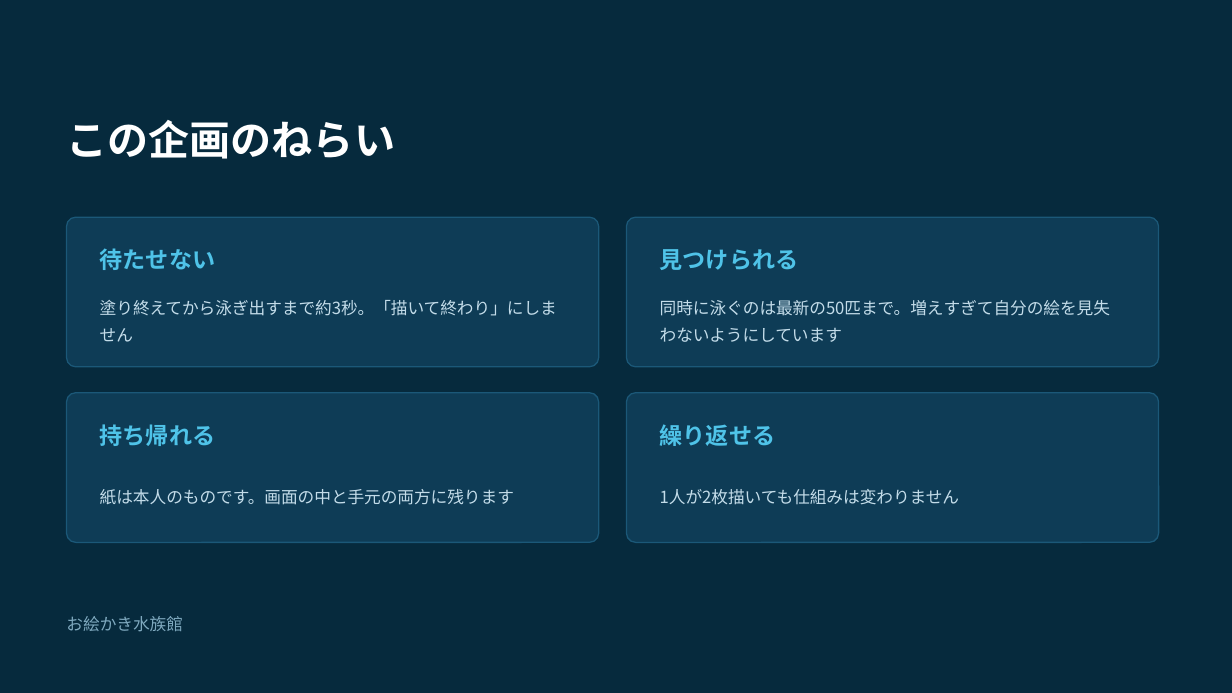
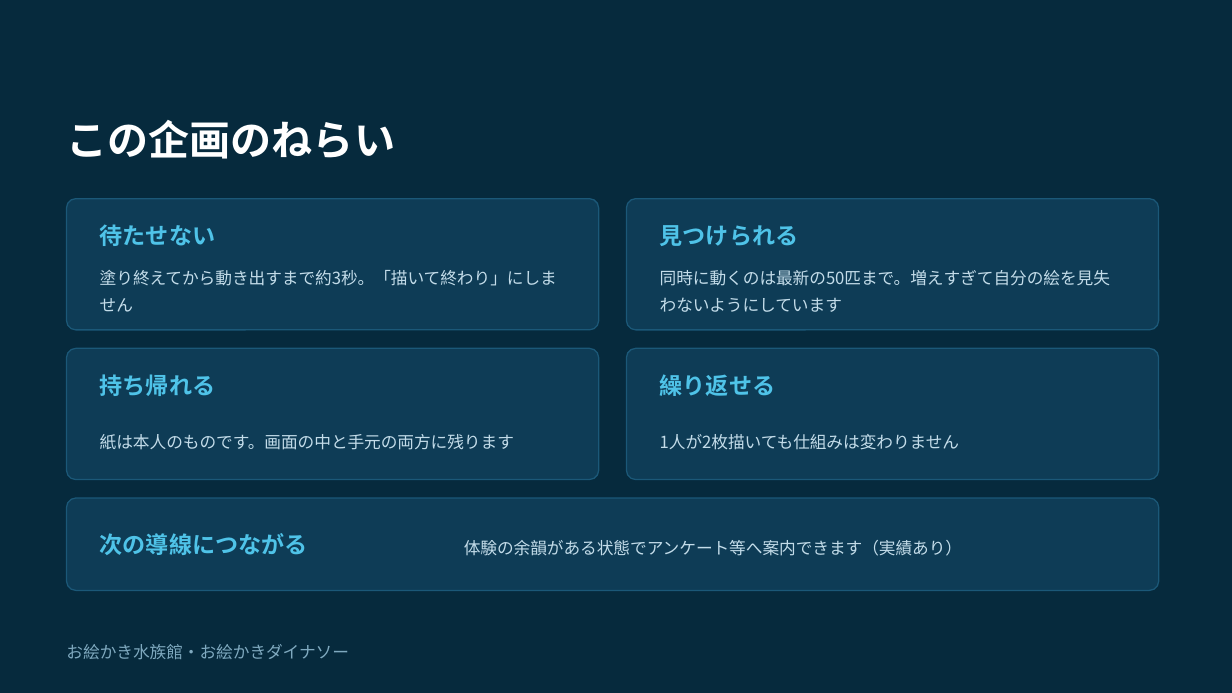
Before and after one commit to manakikido-jpg/PaintingsAquarium, a slide deck: slide 12 of docs/お絵かき水族館-企画書.pptx (slide 10 before the commit). Drawn at 1232x693 pixels with LibreOffice and Linux fonts; fonts in the diff are those of the drawing. Boxes give left, top, right and bottom in pixels: in the first picture for what was removed or moved away, otherwise in the second. Text is boxed around its words. In the diff, an @@ line names an element or a change of style, - is before the commit and + after.

```diff
--- a/docs/お絵かき水族館-企画書.pptx
+++ b/docs/お絵かき水族館-企画書.pptx
@@ rounded rectangle: place and size @@
-rounded rectangle at bbox=[67, 217, 599, 367]
+rounded rectangle at bbox=[67, 199, 599, 330]
@@ rounded rectangle: place and size @@
-rounded rectangle at bbox=[627, 217, 1159, 367]
+rounded rectangle at bbox=[627, 199, 1159, 330]
@@ text "待たせない": place and size @@
-text "待たせない" at bbox=[100, 248, 215, 270]
+text "待たせない" at bbox=[100, 224, 215, 246]
@@ text "見つけられる": place and size @@
-text "見つけられる" at bbox=[660, 249, 799, 270]
+text "見つけられる" at bbox=[660, 225, 799, 246]
@@ text at bbox=[100, 270, 557, 312]: text changed @@
-塗り終えてから泳ぎ出すまで約3秒。「描いて終わり」にしません
+塗り終えてから動き出すまで約3秒。「描いて終わり」にしません
@@ text at bbox=[660, 270, 1110, 312]: text changed @@
-同時に泳ぐのは最新の50匹まで。増えすぎて自分の絵を見失わないようにしています
+同時に動くのは最新の50匹まで。増えすぎて自分の絵を見失わないようにしています
@@ rounded rectangle: place and size @@
-rounded rectangle at bbox=[67, 393, 599, 543]
+rounded rectangle at bbox=[67, 348, 599, 480]
@@ proportions changed in 4 elements at bbox=[67, 199, 599, 330], bbox=[627, 199, 1159, 330], bbox=[67, 348, 599, 480], bbox=[627, 348, 1159, 480] @@
@@ rounded rectangle: place and size @@
-rounded rectangle at bbox=[627, 393, 1159, 543]
+rounded rectangle at bbox=[627, 348, 1159, 480]
@@ text "持ち帰れる": place and size @@
-text "持ち帰れる" at bbox=[100, 424, 215, 446]
+text "持ち帰れる" at bbox=[100, 374, 215, 396]
@@ text "繰り返せる": place and size @@
-text "繰り返せる" at bbox=[660, 424, 775, 446]
+text "繰り返せる" at bbox=[660, 374, 775, 396]
@@ text "紙は本人のものです。画面の中と手元の両方に残ります": place and size @@
-text "紙は本人のものです。画面の中と手元の両方に残ります" at bbox=[100, 489, 514, 505]
+text "紙は本人のものです。画面の中と手元の両方に残ります" at bbox=[100, 434, 514, 450]
@@ text "1人が2枚描いても仕組みは変わりません": place and size @@
-text "1人が2枚描いても仕組みは変わりません" at bbox=[660, 489, 959, 505]
+text "1人が2枚描いても仕組みは変わりません" at bbox=[660, 434, 959, 450]
@@ rounded rectangle added at bbox=[67, 498, 1159, 591], fill #0E3C56, outline #1B5878 1 pt @@
@@ text added at bbox=[100, 533, 308, 555], 18 pt, text #4FC3E8, bold @@
+次の導線につながる
@@ text added at bbox=[464, 540, 962, 556], 13 pt, text #C3DCE9 @@
+体験の余韻がある状態でアンケート等へ案内できます（実績あり）
@@ text at bbox=[66, 644, 348, 660]: text changed @@
-お絵かき水族館
+お絵かき水族館・お絵かきダイナソー
```
Also in this commit, not shown: 8 other slides changed, 2 slides added, 6 other files.
